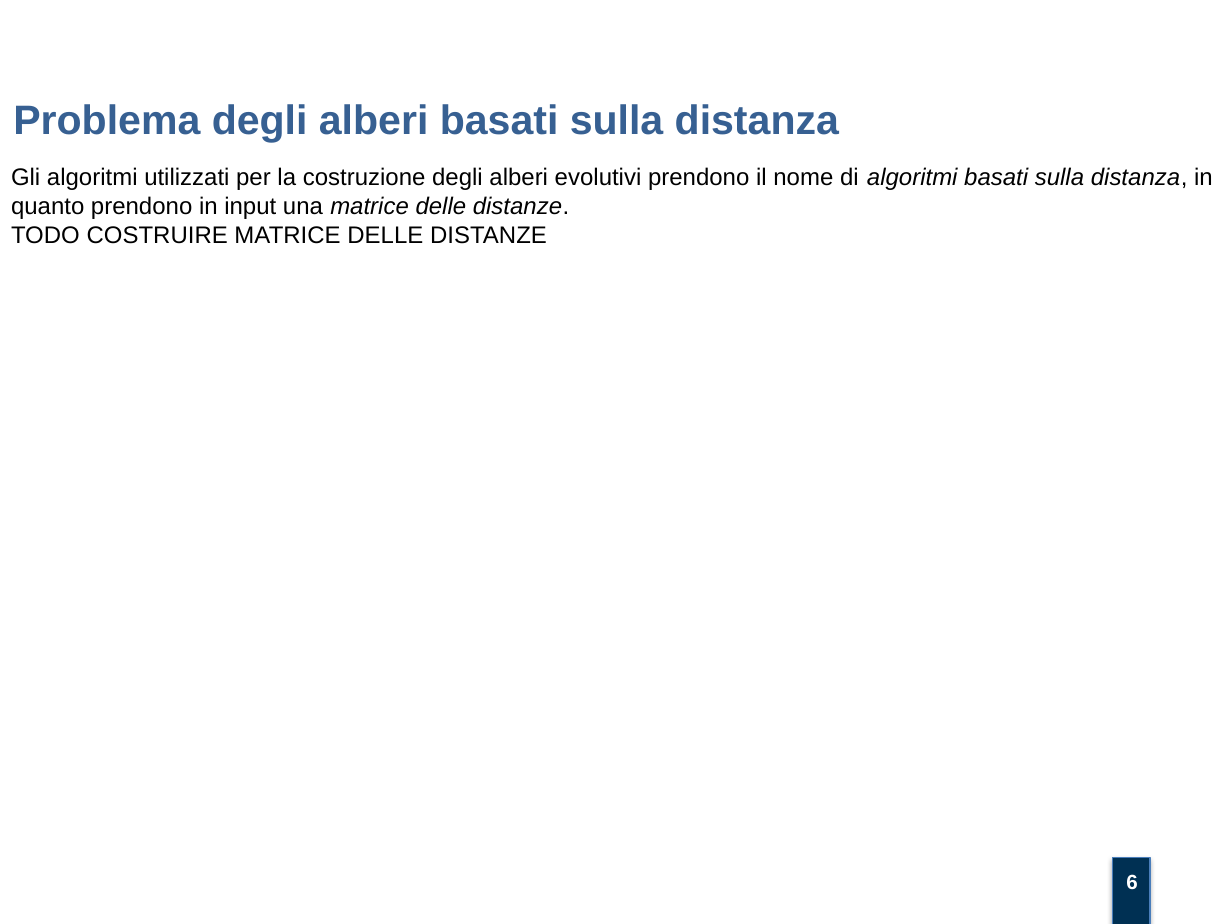
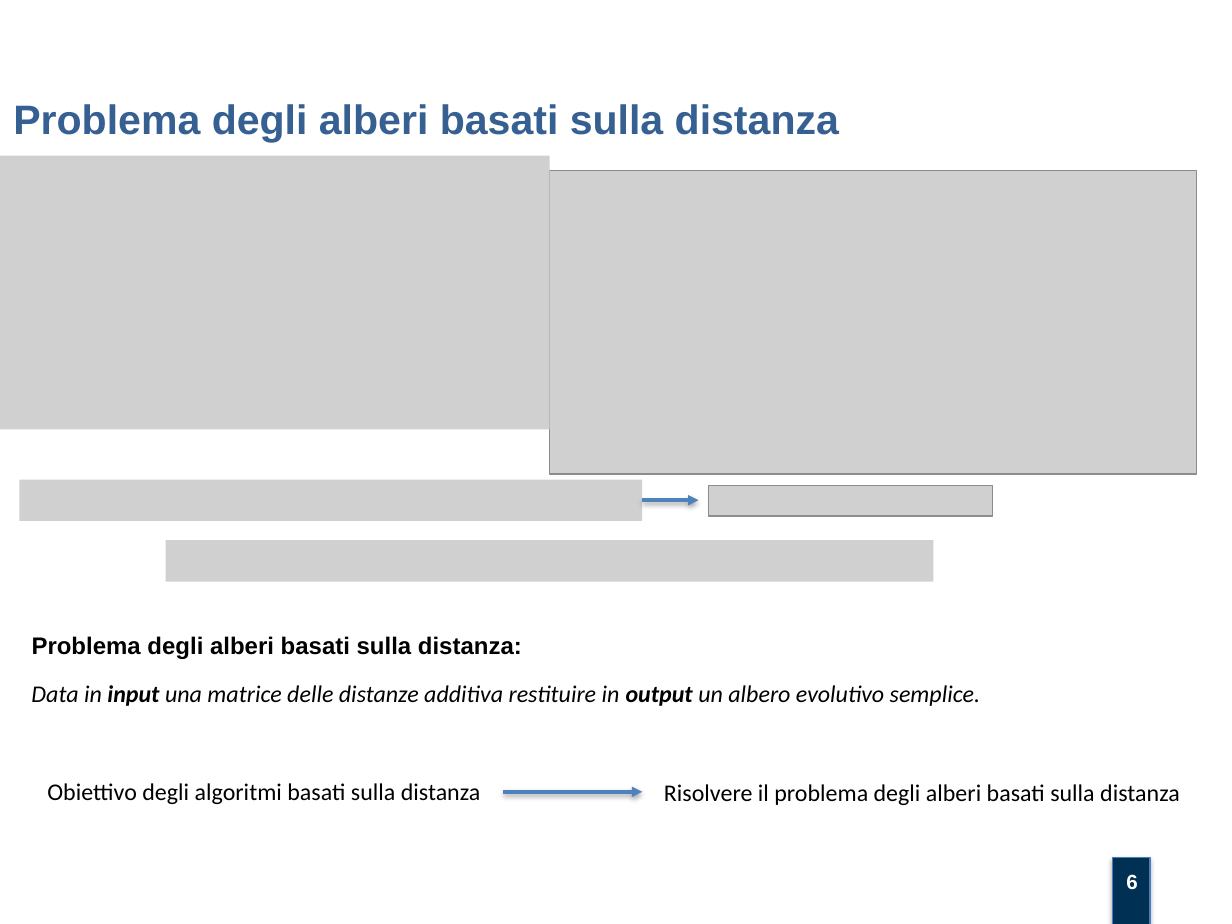
Before and after one commit to mtortoli/Thesis, a slide deck: slide 6 of Discussione Laurea/Slides.pptx. Drawn at 1232x924 pixels with LibreOffice and Linux fonts; fonts in the diff are those of the drawing; grey boxes stand for pictures; background and template pictures are left out. Boxes give left, top, right and bottom in pixels: in the first picture for what was removed or moved away, otherwise in the second. Text is boxed around its words. In the diff, an @@ line names an element or a change of style, - is before the commit and + after.

Commit message:
finished slide problema degli alberi basati sulla distanza

```diff
--- a/Discussione Laurea/Slides.pptx
+++ b/Discussione Laurea/Slides.pptx
@@ picture added at [0,155,549,429] @@
@@ text removed at [11,167,1213,244] @@
-Gli algoritmi utilizzati per la costruzione degli alberi evolutivi prendono il nome di algoritmi basati sulla distanza, in quanto prendono in input una matrice delle distanze.
-TODO COSTRUIRE MATRICE DELLE DISTANZE
@@ picture added at [549,170,1196,474] @@
@@ picture added at [20,479,643,521] @@
@@ arrow added from (642, 500) to (699, 500), #4F81BD 2 pt @@
@@ picture added at [708,485,992,516] @@
@@ picture added at [165,540,933,582] @@
@@ text added at [32,636,522,659], 14 pt, text #000000, bold @@
+Problema degli alberi basati sulla distanza:
@@ text added at [31,685,980,706], 14 pt, text #000000, italic @@
+Data in input una matrice delle distanze additiva restituire in output un albero evolutivo semplice.
@@ text added at [47,783,481,804], 14 pt, text #000000 @@
+Obiettivo degli algoritmi basati sulla distanza
@@ arrow added from (504, 792) to (642, 792), #4F81BD 2 pt @@
@@ text added at [664,784,1180,805], 14 pt, text #000000 @@
+Risolvere il problema degli alberi basati sulla distanza
```
Also in this commit, not shown: 3 other slides changed, 1 other file.
